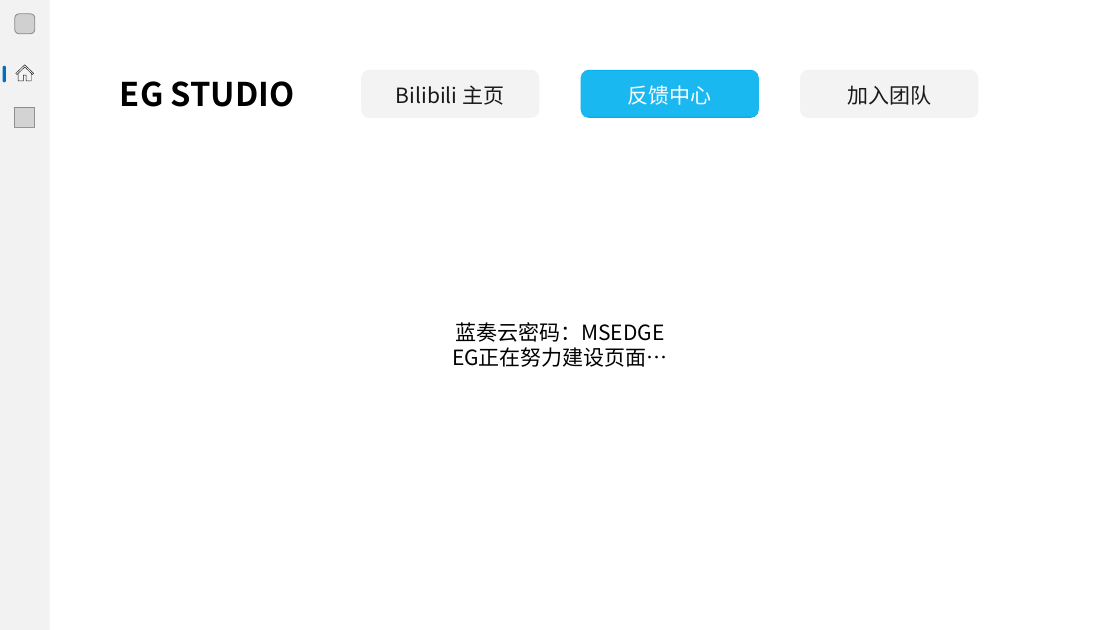
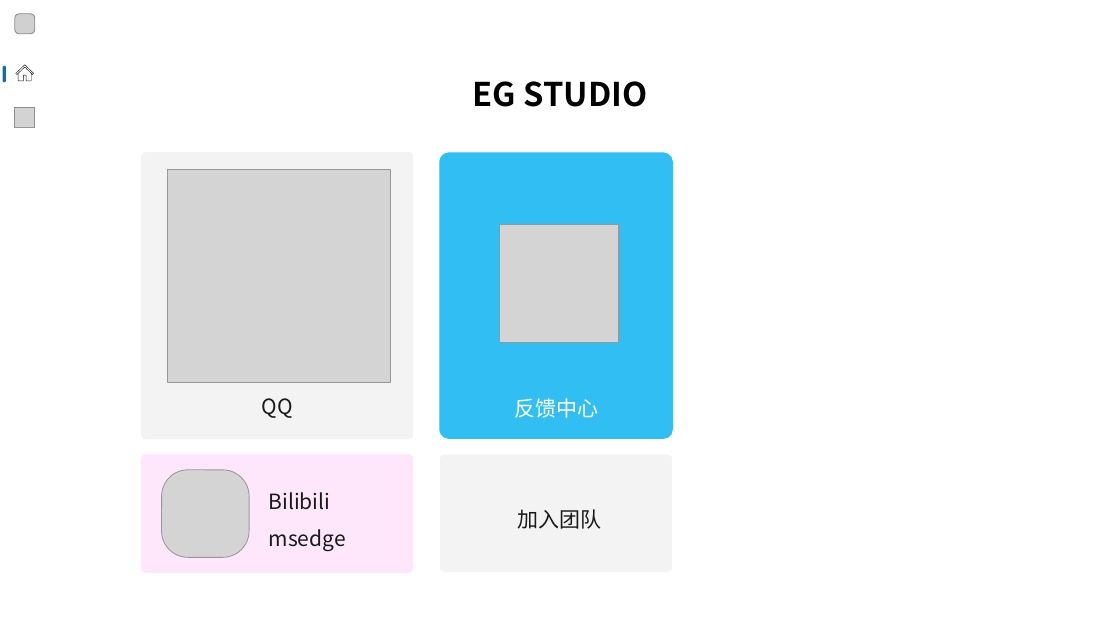
Before and after one commit to MSEDGE-CORE/MSEDGE-CORE.github.io, a slide deck: slide 1 of index.pptx. Drawn at 1120x630 pixels with LibreOffice and Linux fonts; fonts in the diff are those of the drawing; grey boxes stand for pictures. Boxes give left, top, right and bottom in pixels: in the first picture for what was removed or moved away, otherwise in the second. Text is boxed around its words. In the diff, an @@ line names an element or a change of style, - is before the commit and + after.

```diff
--- a/index.pptx
+++ b/index.pptx
@@ rounded rectangle removed at bbox=[361, 70, 539, 118] @@
@@ action button blank removed at bbox=[361, 71, 539, 118] @@
@@ text "EG STUDIO": place and size @@
-text "EG STUDIO" at bbox=[120, 81, 295, 107]
+text "EG STUDIO" at bbox=[473, 81, 648, 107]
@@ text "EG STUDIO" at bbox=[473, 81, 648, 107]: alignment left to centre @@
@@ text removed at bbox=[396, 85, 504, 105] @@
-Bilibili 主页
@@ rounded rectangle removed at bbox=[581, 70, 759, 118] @@
@@ action button blank removed at bbox=[581, 71, 759, 117] @@
@@ rounded rectangle removed at bbox=[801, 70, 979, 118] @@
@@ action button blank removed at bbox=[801, 71, 979, 117] @@
@@ rounded rectangle added at bbox=[141, 152, 413, 439], fill #F2F2F2 @@
@@ action button blank added at bbox=[141, 152, 413, 439], fill #FFFFFF at 10% opacity @@
@@ picture added at bbox=[167, 170, 391, 383] @@
@@ rounded rectangle added at bbox=[439, 152, 673, 439], fill #1AB8F2 @@
@@ action button blank added at bbox=[439, 152, 673, 439], fill #FFFFFF at 10% opacity @@
@@ picture added at bbox=[500, 224, 618, 343] @@
@@ text removed at bbox=[452, 322, 668, 367] @@
-蓝奏云密码：MSEDGE
-EG正在努力建设页面…
@@ text "反馈中心": place and size @@
-text "反馈中心" at bbox=[628, 85, 712, 105]
+text "反馈中心" at bbox=[514, 398, 598, 418]
@@ text "反馈中心" at bbox=[514, 398, 598, 418]: line spacing 1 to 1.5 @@
@@ text added at bbox=[262, 398, 293, 418], 18 pt, text #000000 @@
+QQ
@@ rounded rectangle added at bbox=[141, 455, 413, 573], fill #FFE5FB @@
@@ action button blank added at bbox=[141, 454, 413, 572], fill #FFFFFF at 10% opacity @@
@@ picture added at bbox=[161, 470, 249, 557] @@
@@ rounded rectangle added at bbox=[439, 454, 673, 572], fill #F2F2F2, outline #FFFFFF 1 pt @@
@@ action button blank added at bbox=[440, 455, 673, 574], fill #FFFFFF at 10% opacity @@
@@ text added at bbox=[269, 492, 346, 552], 18 pt, text #000000 @@
+Bilibili
+msedge
@@ text "加入团队" at bbox=[517, 509, 601, 529]: line spacing 1 to 1.5 @@
@@ text "加入团队": place and size @@
-text "加入团队" at bbox=[847, 85, 931, 105]
+text "加入团队" at bbox=[517, 509, 601, 529]
```
Also in this commit, not shown: 42 other files.
